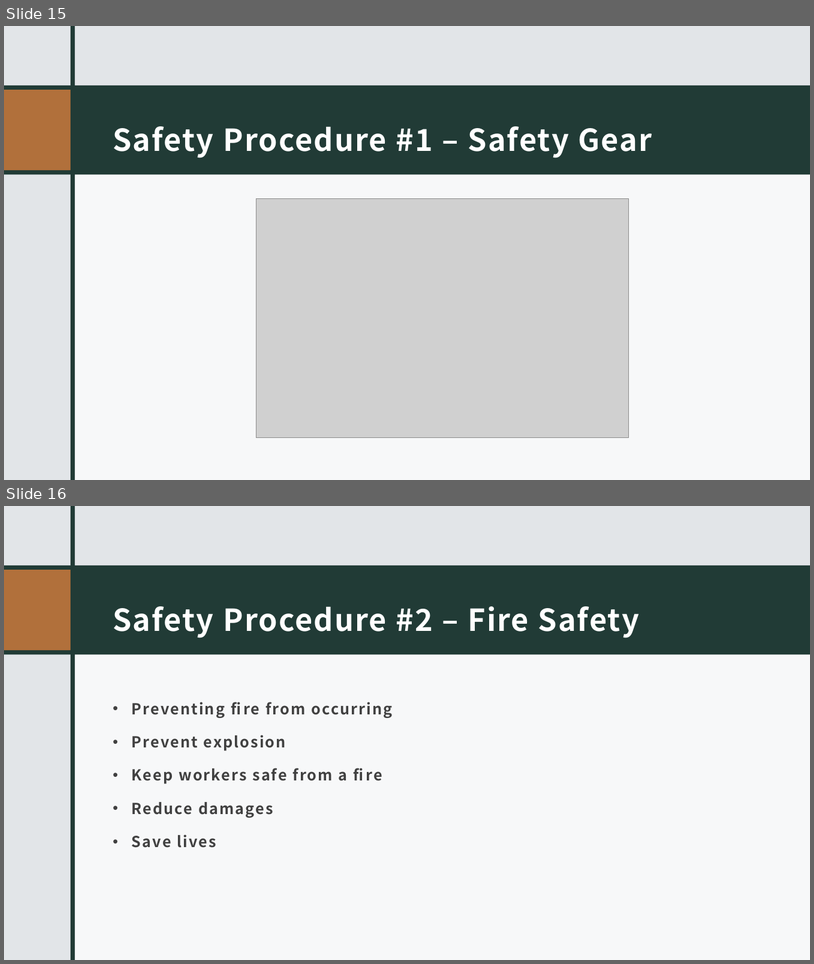
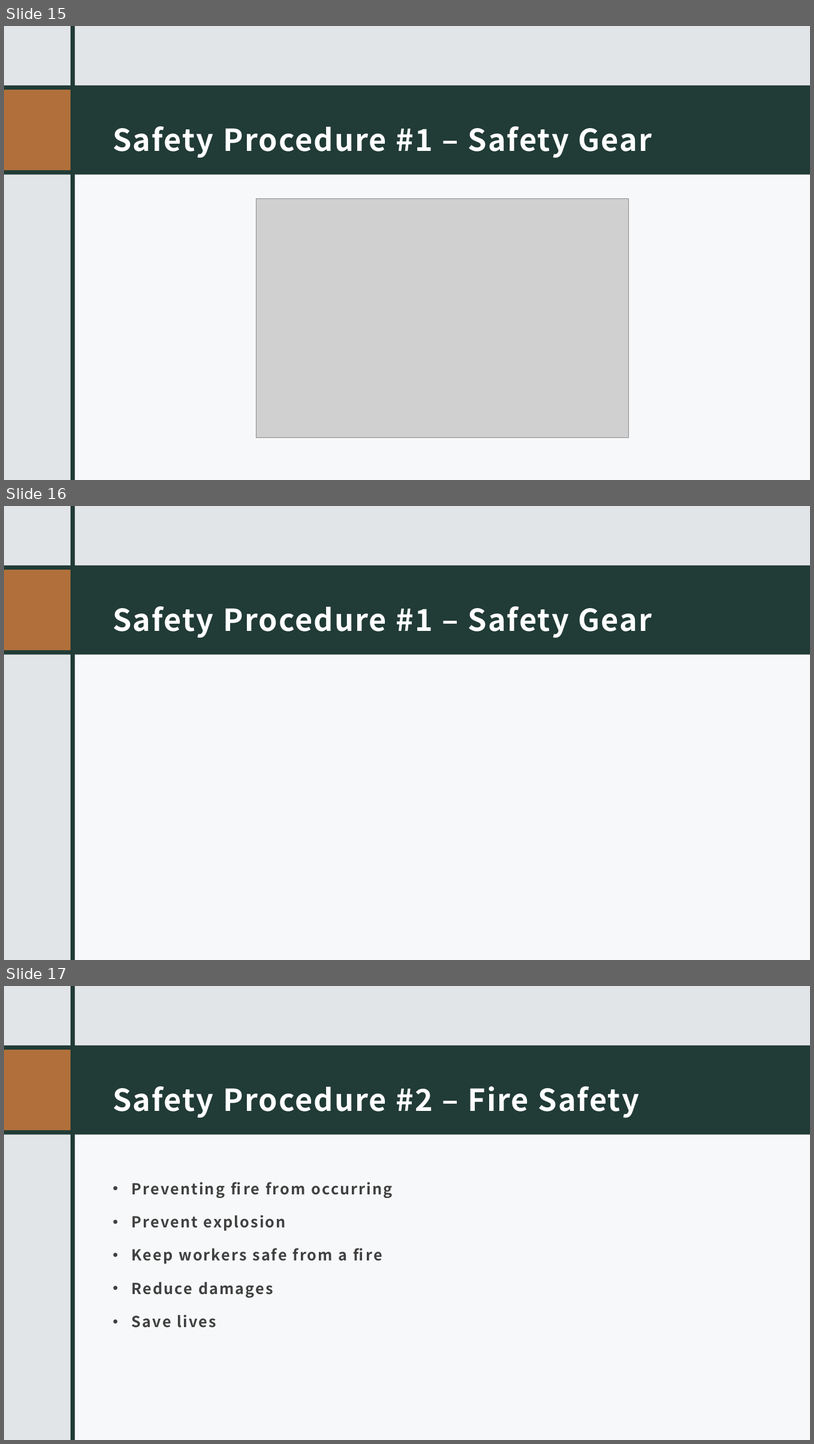
Before and after one commit to TeniaXu/ISDT-CA2, a slide deck: Slides/Summary Page.pptx. Shown one above the other, each under a label of ours: slides 15 and 16 before the commit, slides 15, 16 and 17 after it. The pictures are 814x964 and 814x1444 pixels, drawn with LibreOffice and Linux fonts; fonts in the diff are those of the drawing; grey boxes stand for pictures. Boxes give left, top, right and bottom in pixels: in the first picture for what was removed or moved away, otherwise in the second. Text is boxed around its words. In the diff, an @@ line names an element or a change of style, - is before the commit and + after.

```diff
--- a/Slides/Summary Page.pptx
+++ b/Slides/Summary Page.pptx
@@ slide 16 added at box(4, 506, 810, 960), background #E2E5E8; not listed: 2 template elements that a slide beside it also shows @@
@@ rectangle added at box(4, 506, 810, 960), fill #E2E5E8 @@
@@ rectangle added at box(71, 507, 75, 960), fill #213B36 @@
@@ rectangle added at box(4, 565, 810, 654), fill #213B36 @@
@@ rectangle added at box(4, 570, 71, 650), fill #B1703B @@
@@ title added at box(113, 606, 653, 638), 36 pt, text #FFFFFF, bold @@
+Safety Procedure #1 – Safety Gear
@@ rectangle added at box(73, 647, 810, 960), fill #FFFFFF at 75% opacity @@
@@ what was slide 16 is now slide 17 @@
```
Also in this commit, not shown: 5 slides changed, 3 other files.
